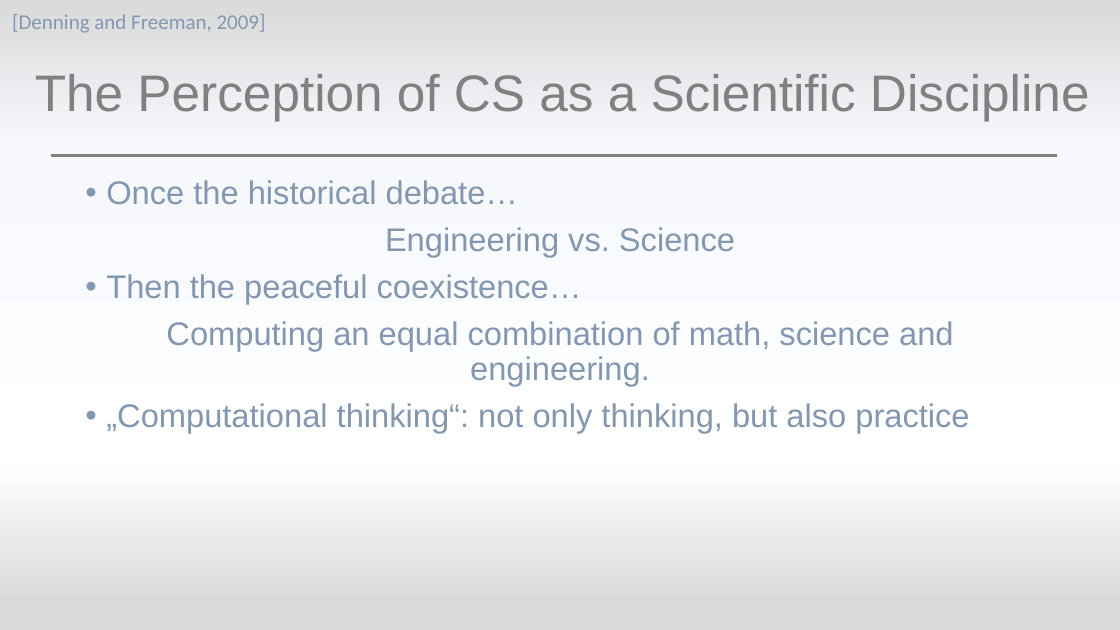
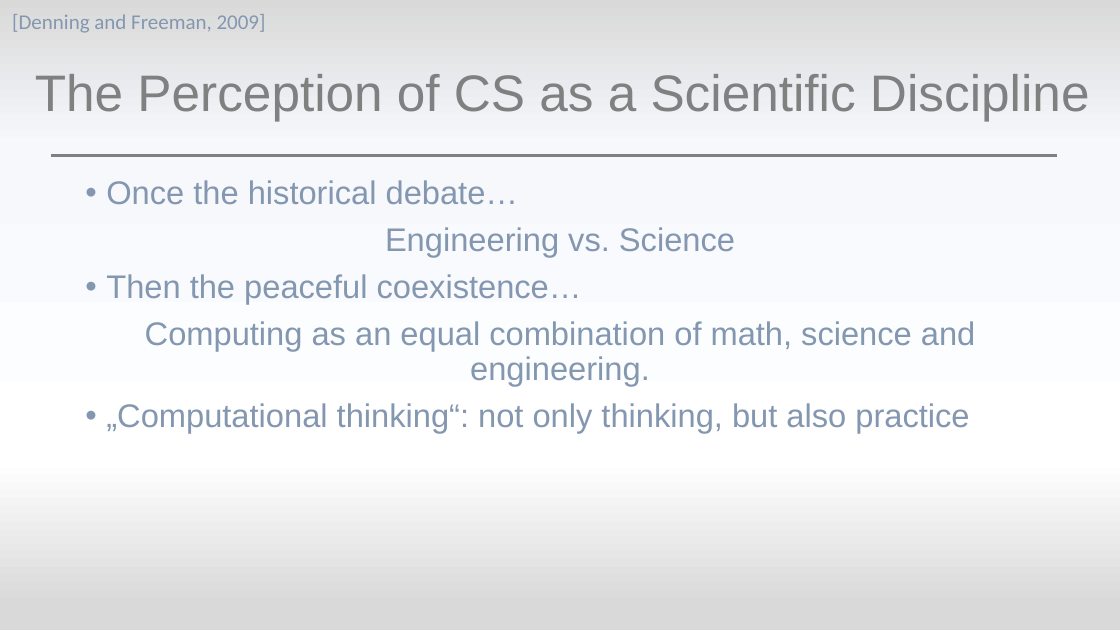
Before and after one commit to mieztatz/spwal, a slide deck: slide 2 of Assignment4.pptx. Drawn at 1120x630 pixels with LibreOffice and Linux fonts; fonts in the diff are those of the drawing. Boxes give left, top, right and bottom in pixels: in the first picture for what was removed or moved away, otherwise in the second. Text is boxed around its words. In the diff, an @@ line names an element or a change of style, - is before the commit and + after.

```diff
--- a/Assignment4.pptx
+++ b/Assignment4.pptx
@@ text at [145, 321, 975, 386]: text changed @@
-Computing an equal combination of math, science and engineering.
+Computing as an equal combination of math, science and engineering.
```
Also in this commit, not shown: 6 other slides changed, 1 slide added.
